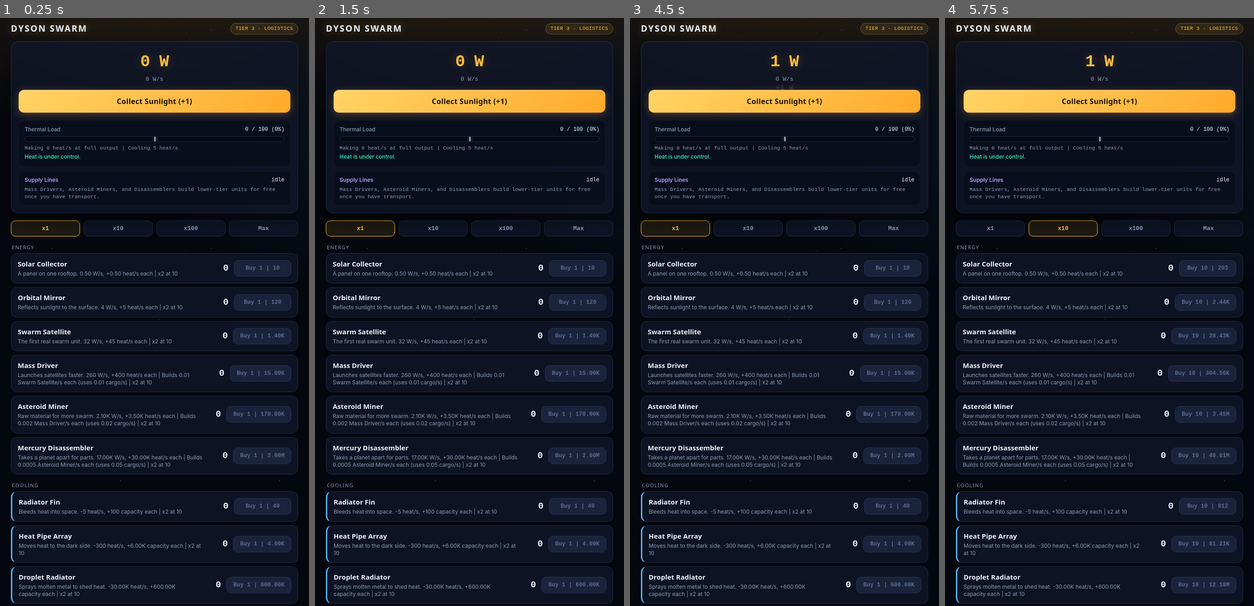
Above: before the commit, frames 1-4 (left to right).
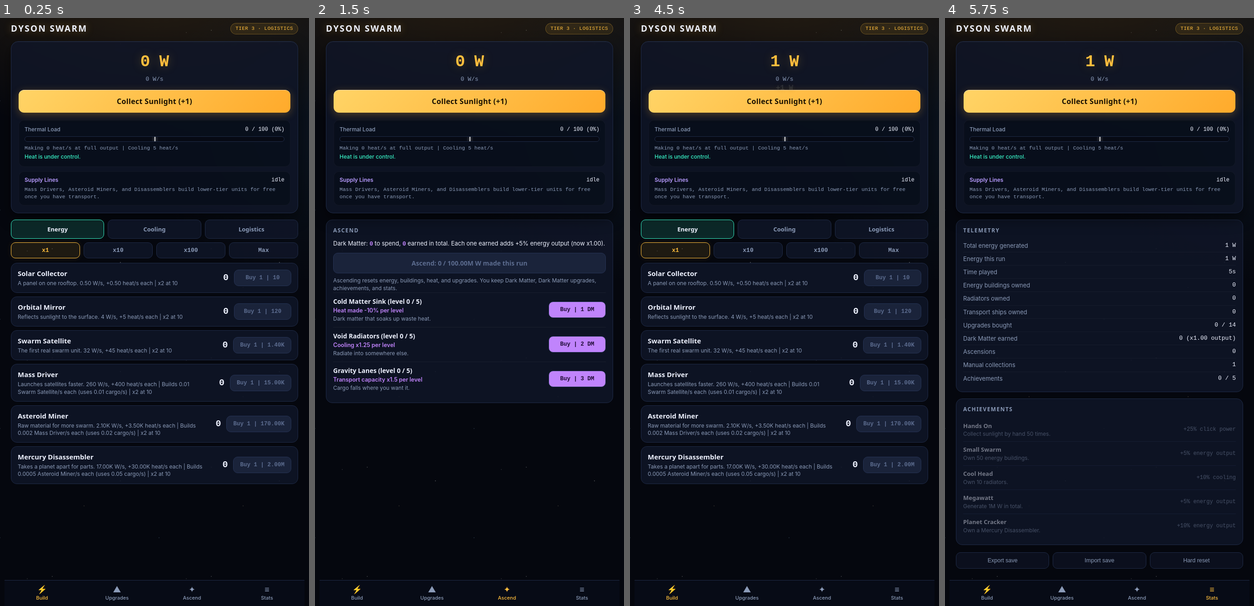
Above: after the commit, the same moments.

Repository: NoobAttack/Dyson-Swarm-Game
Game: browser game, page index.html
Two runs of this game, one before a commit and one after it. Both use one fixed random seed, a clock stepped at 60 frames per second and the inputs below.
Inputs (mouse positions are in pixels of both pictures, inside the frame that each line leads up to):
- Up to frame 1 (0.25 s): no input
- Up to frame 2 (1.5 s): click (506, 594) at 1.27 s, where only the run after the commit has a clickable "✦ Ascend"
- Up to frame 3 (4.5 s): click (673, 594) at 1.87 s, where only the run after the commit has a clickable "⚡ Build"; click (738, 382) at 2.47 s; click (741, 347) at 3.07 s; click "x1" (after the commit: "Energy") at 3.67 s; click "Collect Sunlight (+1)" at 4.27 s
- Up to frame 4 (5.75 s): click "x10" at 4.87 s; click (1210, 594) at 5.47 s, where only the run after the commit has a clickable "≡ Stats"

The runs differ from the first frame. In frame 1, 10% of the frame differs, in the area x 1-99%, y 34-100%; in frame 2, 11%; in frame 3, 10%; in frame 4, 7.8%.

Commit message:
Add phone layout: bottom tabs, group chips, sticky compact HUD
Only one section is on screen at a time, so the page no longer needs
long scrolling on a phone. Tabs and building groups are data (TABS,
GROUPS). Rows are compact on small screens with tap-to-expand details,
buy buttons meet the 48px tap size, and messages show as a toast above
the tab bar. Engine and save format are unchanged.

Co-Authored-By: Claude Fable 5.2 <noreply@anthropic.com>
Claude-Session: https://claude.ai/code/session_01UqsCH4Vo98qRPU7TP9r3ya

Diff:
--- a/index.html
+++ b/index.html
@@ -2,7 +2,10 @@
 <html lang="en">
 <head>
 <meta charset="utf-8">
-<meta name="viewport" content="width=device-width, initial-scale=1">
+<meta name="viewport" content="width=device-width, initial-scale=1, viewport-fit=cover">
+<meta name="theme-color" content="#05070e">
+<meta name="apple-mobile-web-app-capable" content="yes">
+<meta name="apple-mobile-web-app-title" content="Dyson Swarm">
 <title>Dyson Swarm</title>
 <link rel="preconnect" href="https://fonts.googleapis.com">
 <link rel="preconnect" href="https://fonts.gstatic.com" crossorigin>
@@ -29,6 +32,9 @@
     --font-mono: 'JetBrains Mono', monospace;
   }
   * { box-sizing: border-box; -webkit-tap-highlight-color: transparent; }
+  html { -webkit-text-size-adjust: 100%; }
+  button { -webkit-touch-callout: none; -webkit-user-select: none; user-select: none; touch-action: manipulation; }
+  [hidden] { display: none !important; }
   body {
     margin: 0;
     min-height: 100vh;
@@ -47,7 +53,7 @@
     font-family: var(--font-sans);
     line-height: 1.4;
   }
-  main { max-width: 660px; margin: 0 auto; padding: 18px 14px 40px; }
+  main { max-width: 660px; margin: 0 auto; padding: 18px 14px calc(92px + env(safe-area-inset-bottom)); }
   .top-bar { display: flex; justify-content: space-between; align-items: center; margin-bottom: 14px; }
   h1 {
     font-family: var(--font-display);
@@ -147,7 +153,7 @@
   #heatflow { font-family: var(--font-mono); font-size: 11.5px; color: var(--dim); margin-top: 6px; }
   #heatstatus { font-size: 12px; margin-top: 3px; color: var(--ok); font-weight: 500; }
   #heatstatus.hot { color: var(--hot); }
-  .modes { display: flex; gap: 8px; margin: 16px 0 10px; }
+  .modes { display: flex; gap: 8px; margin: 8px 0 10px; }
   .modes button {
     flex: 1;
     padding: 9px 10px;
@@ -255,7 +261,49 @@
     transition: color 0.15s, border-color 0.15s;
   }
   .foot button:hover { color: var(--text); border-color: var(--line-bright); }
-  #msg { color: var(--ok); text-align: center; min-height: 22px; margin-top: 10px; font-size: 13px; font-weight: 500; }
+  /* Messages are a toast above the tab bar so they are seen from any tab. */
+  #msg {
+    position: fixed; left: 50%; transform: translateX(-50%); bottom: calc(72px + env(safe-area-inset-bottom));
+    width: max-content; max-width: calc(100% - 24px); z-index: 40; pointer-events: none;
+    background: rgba(10, 16, 30, 0.96); border: 1px solid var(--ok); border-radius: 12px; padding: 10px 14px;
+    color: var(--ok); text-align: center; font-size: 13px; font-weight: 500; box-shadow: 0 8px 24px rgba(0, 0, 0, 0.5);
+  }
+  #msg:empty { display: none; }
+
+  /* Bottom tab bar: one section on screen at a time, switched with the thumb. */
+  #tabs {
+    position: fixed; left: 50%; transform: translateX(-50%); bottom: 0; width: 100%; max-width: 660px; z-index: 30;
+    display: grid; grid-auto-flow: column; grid-auto-columns: 1fr;
+    background: rgba(8, 12, 24, 0.94); backdrop-filter: blur(10px); -webkit-backdrop-filter: blur(10px);
+    border-top: 1px solid var(--line); padding-bottom: env(safe-area-inset-bottom);
+  }
+  #tabs button {
+    position: relative; display: flex; flex-direction: column; align-items: center; justify-content: center; gap: 2px;
+    min-height: 56px; padding: 6px 4px; background: none; border: 0; color: var(--dim); cursor: pointer;
+    font-family: var(--font-sans); font-size: 11px; font-weight: 500;
+  }
+  #tabs button.on { color: var(--gold); }
+  #tabs .ticon { font-size: 18px; line-height: 1; }
+  #tabs .tbadge {
+    position: absolute; top: 5px; left: calc(50% + 8px); min-width: 17px; height: 17px; padding: 0 5px; border-radius: 999px;
+    background: var(--ok); color: #03221c; font-family: var(--font-mono); font-size: 10.5px; font-weight: 700; line-height: 17px;
+  }
+  #tabs .tbadge:empty { display: none; }
+
+  /* Group chips inside the Build tab. */
+  .chips { display: flex; gap: 8px; margin: 14px 0 0; }
+  .chips button {
+    position: relative; flex: 1; min-height: 42px; padding: 8px 6px; background: var(--panel); color: var(--dim);
+    border: 1px solid var(--line); border-radius: 10px; cursor: pointer; font-family: var(--font-display); font-size: 13px; font-weight: 600;
+  }
+  .chips button.on { color: var(--text); border-color: var(--ok); background: var(--ok-bg); }
+  .chips button.alert::after { content: ''; position: absolute; top: 6px; right: 8px; width: 8px; height: 8px; border-radius: 50%; background: var(--hot); box-shadow: 0 0 8px var(--hot); }
+  .row .info { cursor: pointer; }
+  .row .short { display: none; color: var(--dim); font-family: var(--font-mono); font-size: 11.5px; margin-top: 2px; }
+  .row .own .on, .row .own .om { display: block; }
+  .row .own .om { font-size: 11px; font-weight: 500; color: var(--haul); }
+  .row button .bc::before { content: ' | '; white-space: pre; }
+  .view > .panel:first-child { margin-top: 14px; }
   .row.hauler { border-left: 3px solid var(--haul); }
   .group { font-family: var(--font-display); font-size: 11px; color: var(--dim); letter-spacing: 0.12em; text-transform: uppercase; margin: 16px 2px 6px; }
   .logi { margin-top: 10px; text-align: left; background: rgba(7, 11, 22, 0.55); padding: 10px 12px; border-radius: 12px; border: 1px solid rgba(255, 255, 255, 0.04); font-size: 12px; color: var(--dim); }
@@ -274,26 +322,36 @@
   #ascend { width: 100%; margin-top: 10px; padding: 12px; border: 0; border-radius: 10px; background: linear-gradient(135deg, #d8b4fe, #a855f7); color: #1d0a33; font-family: var(--font-display); font-weight: 700; font-size: 14px; cursor: pointer; }
   #ascend:disabled { background: #1a233a; color: #5c6c8f; border: 1px solid #253354; cursor: not-allowed; }
 
+  /* Phone layout: compact sticky HUD, short rows, big tap targets. */
   @media (max-width: 520px) {
-    main { padding: 12px 10px 32px; }
-    #energy { font-size: 30px; }
-    .row {
-      grid-template-columns: 1fr auto;
-      gap: 8px 10px;
-      padding: 12px;
-    }
-    .row .own {
-      font-size: 18px;
-      min-width: 0;
-    }
-    .up { grid-template-columns: 1fr; }
-    .up button { width: 100%; }
-    .row button {
-      grid-column: 1 / -1;
-      width: 100%;
-      padding: 11px 12px;
-      font-size: 13px;
-    }
+    main { padding: 10px 10px calc(88px + env(safe-area-inset-bottom)); }
+    .top-bar { margin-bottom: 8px; }
+    h1 { font-size: 15px; }
+    .hud { position: sticky; top: 0; z-index: 20; padding: 10px 12px 10px; border-radius: 14px; background: rgba(12, 18, 33, 0.96); }
+    .readout { display: flex; justify-content: space-between; align-items: baseline; gap: 10px; }
+    #energy { font-size: 24px; }
+    #eps { font-size: 12px; margin-top: 0; text-align: right; }
+    .collect-wrap { margin-top: 8px; }
+    #collect { padding: 12px 14px; font-size: 15px; }
+    .heat { margin-top: 8px; padding: 8px 10px; }
+    .heatbar { height: 10px; }
+    #heatflow, #logitext { display: none; }
+    #heatstatus { font-size: 11.5px; }
+    .logi { margin-top: 6px; padding: 7px 10px; }
+    .chips { margin-top: 10px; }
+    .row { grid-template-columns: 1fr auto auto; gap: 8px; padding: 10px 10px 10px 12px; margin-bottom: 6px; }
+    .row .name { font-size: 14px; }
+    .row .name::after { content: ' \24D8'; color: var(--dim); font-size: 11px; font-weight: 400; }
+    .row .meta { display: none; }
+    .row .short { display: block; }
+    .row.open .meta { display: block; margin-top: 4px; }
+    .row .own { font-size: 17px; min-width: 30px; }
+    .row button { min-width: 92px; min-height: 48px; padding: 6px 8px; font-size: 12.5px; }
+    .row button .bn, .row button .bc { display: block; }
+    .row button .bc::before { content: none; }
+    .up { gap: 10px; }
+    .up button { min-width: 92px; min-height: 48px; padding: 6px 8px; }
+    .foot button { min-height: 44px; }
   }
 </style>
 </head>
@@ -304,8 +362,10 @@
     <span class="tier-badge" id="tier-badge"></span>
   </div>
   <div class="hud">
-    <div id="energy">0 W</div>
-    <div id="eps">0 W/s</div>
+    <div class="readout">
+      <div id="energy">0 W</div>
+      <div id="eps">0 W/s</div>
+    </div>
     <div class="collect-wrap" id="collect-wrap">
       <button id="collect">Collect Sunlight</button>
     </div>
@@ -320,14 +380,20 @@
       <div id="logitext"></div>
     </div>
   </div>
-  <div class="modes" id="modes"></div>
-  <div id="list"></div>
+  <section class="view" data-view="build">
+    <div class="chips" id="groups"></div>
+    <div class="modes" id="modes"></div>
+    <div id="list"></div>
+  </section>
+  <section class="view" data-view="upgrades">
   <div class="panel">
     <h2>Upgrades</h2>
     <div class="note" style="margin:0 0 4px">One-time purchases. The green line on each one says exactly what it changes.</div>
     <div id="upgrades"></div>
     <div class="note" id="upnote"></div>
   </div>
+  </section>
+  <section class="view" data-view="ascend">
   <div class="panel">
     <h2>Ascend</h2>
     <div id="dmtext"></div>
@@ -335,6 +401,8 @@
     <div class="note">Ascending resets energy, buildings, heat, and upgrades. You keep Dark Matter, Dark Matter upgrades, achievements, and stats.</div>
     <div id="dmups"></div>
   </div>
+  </section>
+  <section class="view" data-view="stats">
   <div class="panel">
     <h2>Telemetry</h2>
     <div id="stats"></div>
@@ -348,8 +416,10 @@
     <button id="import">Import save</button>
     <button id="reset">Hard reset</button>
   </div>
-  <div id="msg"></div>
+  </section>
 </main>
+<nav id="tabs"></nav>
+<div id="msg"></div>
 
 <script>
 // =====================================================================
@@ -806,6 +876,33 @@
   { id:'achs',    label:'Achievements',           value:() => ACHIEVEMENTS.filter(a => state.ach[a.id]).length + ' / ' + ACHIEVEMENTS.length },
 ];
 
+// Bottom tabs. Each one shows the <section data-view> with the same id.
+// badge() can return a number (shown as a count) or true (shown as a dot).
+const TABS = [
+  { id:'build',    label:'Build',    icon:'\u26A1' },
+  { id:'upgrades', label:'Upgrades', icon:'\u25B2', badge:() => UPGRADES.filter(u => !state.upgrades[u.id] && state.energy >= u.cost).length },
+  { id:'ascend',   label:'Ascend',   icon:'\u2726', badge:() => dmGain() >= 1 || DM_UPGRADES.some(d => (state.dmUp[d.id] || 0) < d.max && state.dm >= dmCost(d)) },
+  { id:'stats',    label:'Stats',    icon:'\u2261' },
+];
+// Building groups shown as chips in the Build tab. alert() puts a red dot on the chip.
+const GROUPS = [
+  { id:'Energy' },
+  { id:'Cooling',   alert:() => throttle() < 1 },
+  { id:'Logistics', alert:() => feedDemand() > 0 && feedEfficiency() < 1 },
+];
+let tab = 'build';     // which bottom tab is open (not saved)
+let group = 'Energy';  // which building group is open in the Build tab (not saved)
+const tabEls = {};
+const chipEls = {};
+const boxEls = {};
+let viewEls = [];
+
+function setTab(id) {
+  tab = id;
+  try { window.scrollTo(0, 0); } catch (e) {}
+  render();
+}
+
 function showMsg(t) {
   $('msg').textContent = t;
   clearTimeout(msgTimer);
@@ -850,18 +947,33 @@
     btn.dataset.mode = m;
     modes.appendChild(btn);
   }
-  let group = null;
+  viewEls = Array.from(document.querySelectorAll('.view'));
+  for (const t of TABS) {
+    const btn = document.createElement('button');
+    btn.innerHTML = '<span class="ticon"></span><span class="tlabel"></span><span class="tbadge"></span>';
+    btn.querySelector('.ticon').textContent = t.icon;
+    btn.querySelector('.tlabel').textContent = t.label;
+    btn.onclick = () => setTab(t.id);
+    tabEls[t.id] = { btn, badge: btn.querySelector('.tbadge') };
+    $('tabs').appendChild(btn);
+  }
+  for (const g of GROUPS) {
+    const chip = document.createElement('button');
+    chip.textContent = g.id;
+    chip.onclick = () => { group = g.id; render(); };
+    chipEls[g.id] = chip;
+    $('groups').appendChild(chip);
+    const box = document.createElement('div');
+    box.className = 'groupbox';
+    boxEls[g.id] = box;
+    $('list').appendChild(box);
+  }
   for (const b of BUILDINGS) {
-    if (groupOf(b) !== group) {
-      group = groupOf(b);
-      const head = document.createElement('div');
-      head.className = 'group';
-      head.textContent = group;
-      $('list').appendChild(head);
-    }
     const row = document.createElement('div');
     row.className = b.cool ? 'row cooler' : b.haul ? 'row hauler' : 'row';
-    row.innerHTML = '<div class="info"><div class="name"></div><div class="meta"></div></div><div class="own"></div><button></button>';
+    row.innerHTML = '<div class="info"><div class="name"></div><div class="short"></div><div class="meta"></div></div>'
+      + '<div class="own"><span class="on"></span><span class="om"></span></div><button><span class="bn"></span><span class="bc"></span></button>';
+    row.querySelector('.info').onclick = () => row.classList.toggle('open'); // phones: tap a row for the full details
     const btn = row.querySelector('button');
     const ownEl = row.querySelector('.own');
     btn.onclick = () => {
@@ -876,8 +988,9 @@
       }
       render();
     };
-    $('list').appendChild(row);
-    rows[b.id] = { row, name: row.querySelector('.name'), meta: row.querySelector('.meta'), own: ownEl, btn };
+    boxEls[groupOf(b)].appendChild(row);
+    rows[b.id] = { row, name: row.querySelector('.name'), short: row.querySelector('.short'), meta: row.querySelector('.meta'), own: ownEl,
+                   on: row.querySelector('.on'), om: row.querySelector('.om'), bn: row.querySelector('.bn'), bc: row.querySelector('.bc'), btn };
     rows[b.id].name.textContent = b.name;
   }
   for (const s of STATS) {
@@ -955,6 +1068,19 @@
   status.textContent = t < 1 ? 'Overheating: output throttled to ' + Math.round(t * 100) + '%. Build radiators.'
     : heatGen() > heatCool() ? 'Heat is rising. Output will throttle past capacity.' : 'Heat is under control.';
 
+  // Tabs, chips, and which section is on screen.
+  for (const v of viewEls) v.hidden = v.dataset.view !== tab;
+  for (const tb of TABS) {
+    const e = tabEls[tb.id], bd = tb.badge ? tb.badge() : 0;
+    e.btn.classList.toggle('on', tb.id === tab);
+    e.badge.textContent = bd === true ? '!' : bd > 0 ? bd : '';
+  }
+  for (const g of GROUPS) {
+    chipEls[g.id].classList.toggle('on', g.id === group);
+    chipEls[g.id].classList.toggle('alert', !!(g.alert && g.alert()));
+    boxEls[g.id].hidden = g.id !== group;
+  }
+
   for (const btn of $('modes').children) btn.classList.toggle('on', btn.dataset.mode == buyMode);
   for (const b of BUILDINGS) {
     const r = rows[b.id];
@@ -964,14 +1090,19 @@
     const nm = nextMilestone(owned);
     const mm = milestoneMult(owned);
     const made = Math.floor(state.made[b.id] || 0);
-    r.own.textContent = owned + (made > 0 ? ' +' + fmt(made) : '');
+    r.on.textContent = owned;
+    r.om.textContent = made > 0 ? '+' + fmt(made) : '';
     // Per-unit numbers include upgrades, so buying one visibly changes the row it affects.
     let what = b.cool ? '-' + fmt(b.cool * mm * effectMult('cool')) + ' heat/s, +' + fmt(b.cap * mm) + ' capacity each'
       : b.haul ? 'Moves ' + fmt(b.haul * mm * effectMult('haul')) + ' cargo/s each'
       : fmt(b.rate * mm * effectMult('rate', b.id)) + ' W/s, +' + fmt((b.heat || 0) * effectMult('heat')) + ' heat/s each';
     if (b.feed) what += ' | Builds ' + fmt(b.feed.rate) + ' ' + BY_ID[b.feed.to].name + '/s each (uses ' + fmt(b.feed.rate * b.feed.cargo) + ' cargo/s)';
     r.meta.textContent = b.desc + ' ' + what + (nm ? ' | x2 at ' + nm : '');
-    r.btn.textContent = 'Buy ' + n + ' | ' + fmt(cost);
+    r.short.textContent = (b.cool ? '-' + fmt(b.cool * mm * effectMult('cool')) + ' heat/s'
+      : b.haul ? fmt(b.haul * mm * effectMult('haul')) + ' cargo/s'
+      : fmt(b.rate * mm * effectMult('rate', b.id)) + ' W/s') + (nm ? ' \u00B7 x2 at ' + nm : '');
+    r.bn.textContent = 'Buy ' + n;
+    r.bc.textContent = fmt(cost);
     r.btn.disabled = state.energy < cost;
   }
 
--- a/tests/smoke.js
+++ b/tests/smoke.js
@@ -42,6 +42,21 @@
 w.document.querySelectorAll('#modes button')[3].click();
 btns[0].click();
 ok(G.state.owned.collector > 50 && G.state.energy >= 0, 'max buy');
+
+// ---- tabs and group chips ----
+const views = () => [...w.document.querySelectorAll('.view')].filter(v => !v.hidden).map(v => v.dataset.view).join();
+const tabBtns = w.document.querySelectorAll('#tabs button');
+ok(views() === 'build' && tabBtns.length === 4, 'starts on the Build tab');
+tabBtns[1].click(); ok(views() === 'upgrades', 'Upgrades tab');
+tabBtns[2].click(); ok(views() === 'ascend', 'Ascend tab');
+tabBtns[3].click(); ok(views() === 'stats', 'Stats tab');
+tabBtns[0].click();
+const boxes = () => [...w.document.querySelectorAll('.groupbox')].map(b => b.hidden ? 0 : b.querySelectorAll('.row').length).join();
+ok(boxes() === '6,0,0', 'Energy group shown first');
+w.document.querySelectorAll('#groups button')[1].click(); ok(boxes() === '0,3,0', 'Cooling chip');
+w.document.querySelectorAll('#groups button')[2].click(); ok(boxes() === '0,0,2', 'Logistics chip');
+G.state.energy = 1e4; G.render();
+ok(tabBtns[1].querySelector('.tbadge').textContent === '3', 'Upgrades tab counts affordable upgrades');
 
 // ---- heat ----
 G.state.owned.disassembler = 50; G.tick(600);
Not shown, changed: PROGRESS.md
